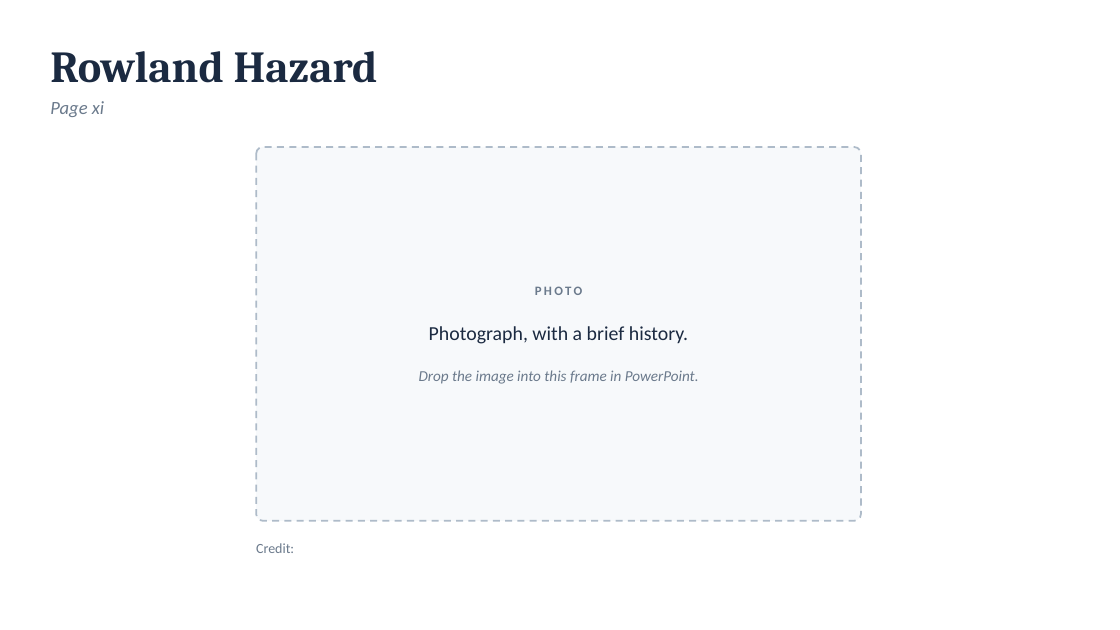
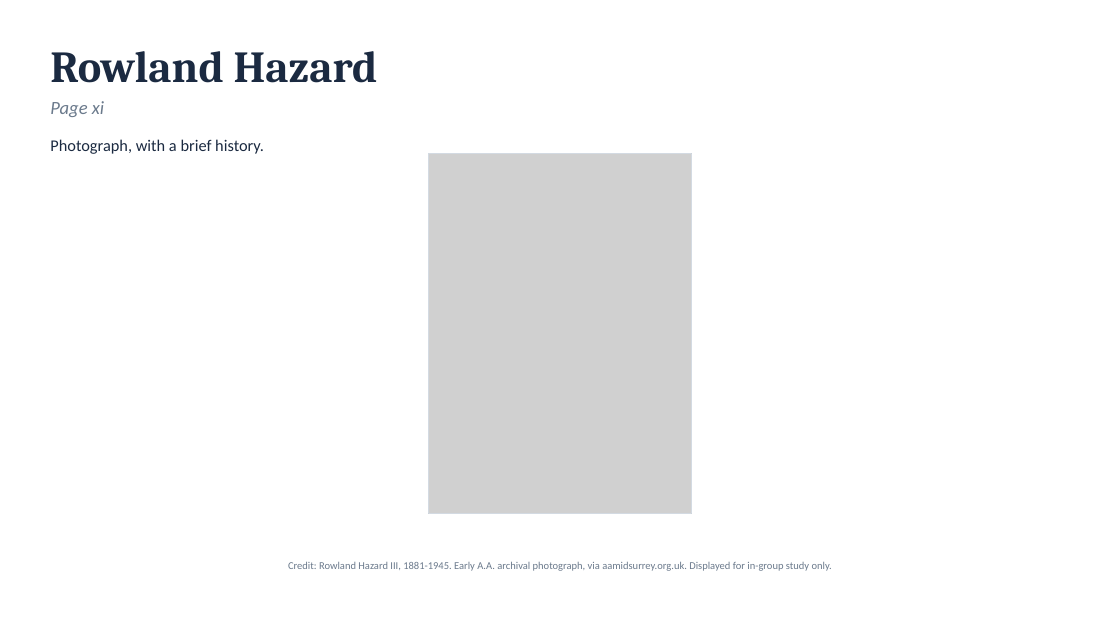
Before and after one commit to Faitality1982/LawStuff, a slide deck: slide 8 of aa-scan-deck/big-book-1-front-matter.pptx. Drawn at 1120x630 pixels with LibreOffice and Linux fonts; fonts in the diff are those of the drawing; grey boxes stand for pictures. Boxes give left, top, right and bottom in pixels: in the first picture for what was removed or moved away, otherwise in the second. Text is boxed around its words. In the diff, an @@ line names an element or a change of style, - is before the commit and + after.

```diff
--- a/aa-scan-deck/big-book-1-front-matter.pptx
+++ b/aa-scan-deck/big-book-1-front-matter.pptx
@@ text added at (50,139,264,154), 14 pt, text #1B2A41 @@
+Photograph, with a brief history.
@@ rounded rectangle removed at (256,147,861,521) @@
@@ picture added at (429,153,691,513) @@
@@ rectangle added at (429,153,691,513), outline #D3DAE2 0.75 pt @@
@@ text removed at (419,286,699,384) @@
-PHOTO
-Photograph, with a brief history.
-Drop the image into this frame in PowerPoint.
@@ text removed at (256,543,294,553) @@
-Credit:
@@ text added at (288,562,832,571), 9 pt, text #6B7A8C @@
+Credit: Rowland Hazard III, 1881-1945. Early A.A. archival photograph, via aamidsurrey.org.uk. Displayed for in-group study only.
```
Also in this commit, not shown: 3 other slides changed, 6 slides added, 6 slides removed, 23 other files.
